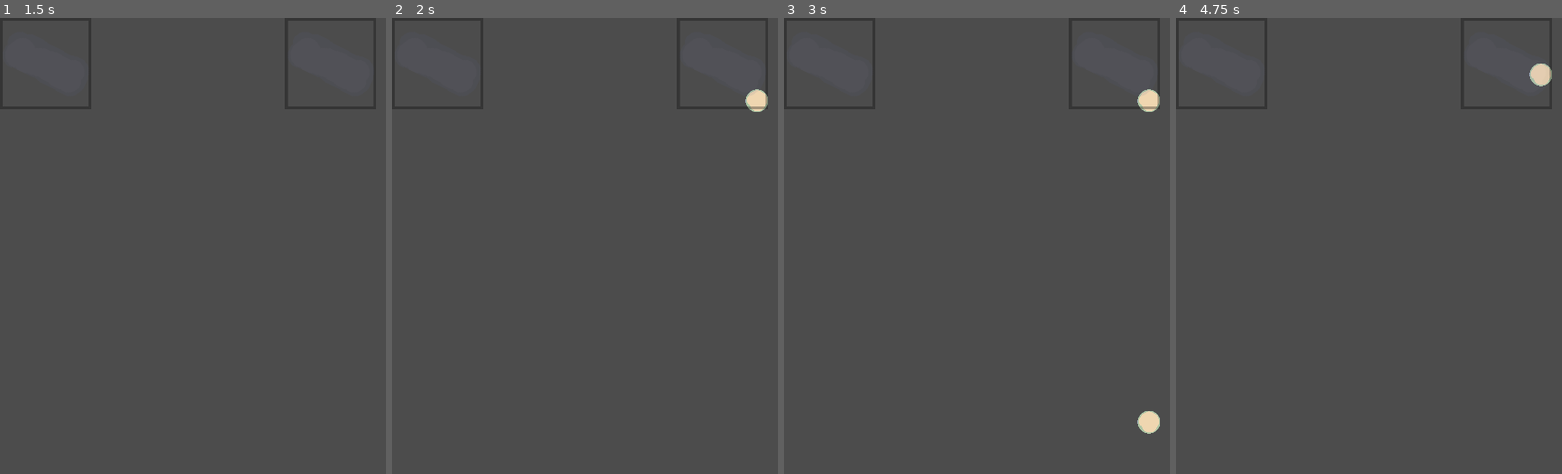
Above: before the commit, frames 1-4 (left to right).
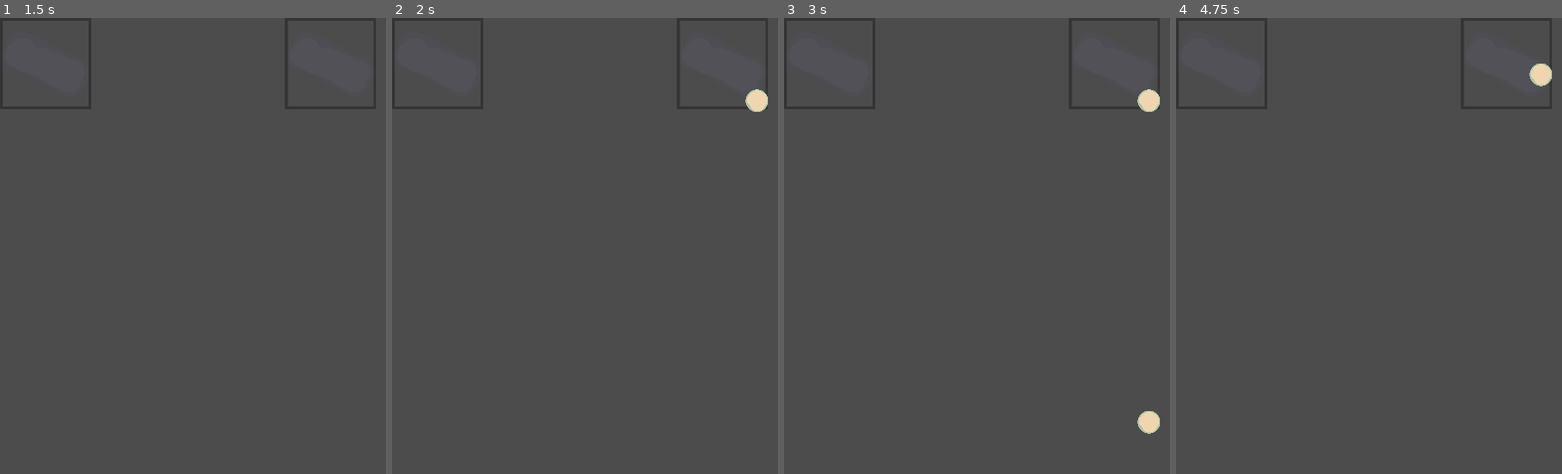
Above: after the commit, the same moments.

Repository: 0xOnyx/UpsiJam2.0
Game: Godot game, scene res://startscreen/StartScreen.tscn
Two runs of this game, one before a commit and one after it. Both use one fixed random seed, a clock stepped at 60 frames per second and the inputs below.
Inputs:
- Up to frame 1 (1.5 s): click "Start" at 0.5 s; tap Enter at 1.25 s
- Up to frame 2 (2 s): no input
- Up to frame 3 (3 s): no input
- Up to frame 4 (4.75 s): no input

Frame 1 is identical in both runs. In frame 2, less than 0.1% of the frame differs, in the area x 92-98%, y 16-20%; in frame 3, less than 0.1%; in frame 4, less than 0.1%.

Commit message:
work version

Diff:
--- a/blocker/block.tscn
+++ b/blocker/block.tscn
@@ -1,6 +1,5 @@
-[gd_scene load_steps=5 format=2]
+[gd_scene load_steps=4 format=2]
 
-[ext_resource path="res://blocker/blocker.png" type="Texture" id=1]
 [ext_resource path="res://blocker/block.gd" type="Script" id=2]
 
 [sub_resource type="RectangleShape2D" id=1]
@@ -35,6 +34,3 @@
 [node name="CollisionShape2D" type="CollisionShape2D" parent="."]
 shape = SubResource( 1 )
 script = SubResource( 2 )
-
-[node name="Blocker" type="Sprite" parent="CollisionShape2D"]
-texture = ExtResource( 1 )
--- a/level/level.tscn
+++ b/level/level.tscn
@@ -287,7 +287,7 @@
 position = Vector2( 704, 320 )
 player = "2"
 
-[node name="BlockerBack" type="Node" parent="."]
+[node name="BlockerBag" type="Node" parent="."]
 
 [node name="BallBag" type="Node" parent="."]
 
--- a/player/Cursor.gd
+++ b/player/Cursor.gd
@@ -62,10 +62,11 @@
 
 	if Input.is_action_just_pressed(inputs["place"]) && can_play:
 		can_play = false;
-		var block = flagPacked.new();
+		var block = flagPacked.instance();
+		block.position = position
 		block.rotation = mirror * .45
 		block.get_node("Sprite").texture = sprite
 		block.bounce_factor = 1
-		add_child_below_node (get_parent().get_node("BallBag"), block)
+		get_parent().get_node("BlockerBag").add_child(block)
 
 	#vel = move_and_slide(vel, Vector2.UP);
--- a/spawner/Spawner.gd
+++ b/spawner/Spawner.gd
@@ -33,9 +33,8 @@
 			randomize()
 			style = randi() % ball.numbersBalls
 		ball.init(style)
-		add_child_below_node (get_parent().get_node("BallBag"), ball)
-
-
+		ball.position = position;
+		get_parent().get_node("BallBag").add_child(ball)
 
 func _on_RealTime_timeout():
 	if (current_time <= min_time):
